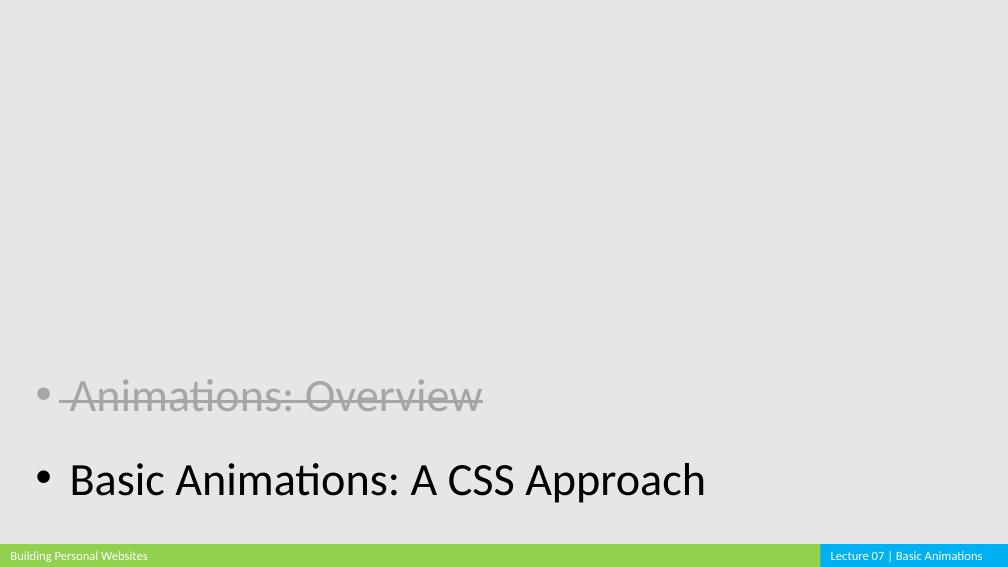
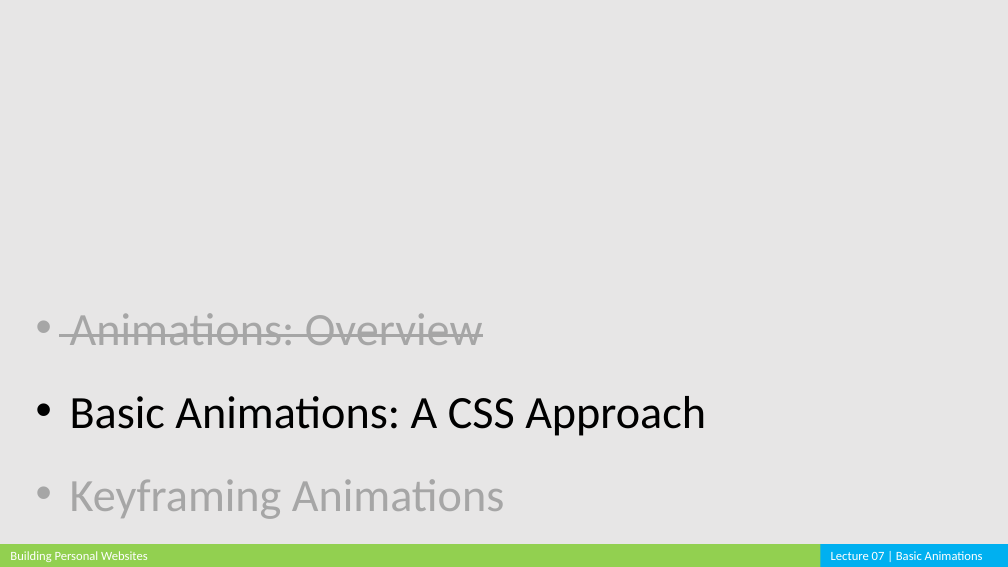
Before and after one commit to cardadfar/stuco_webdev_website, a slide deck: slide 10 of assets/lectures/BPW_Lecture_07.pptx. Drawn at 1008x567 pixels with LibreOffice and Linux fonts; fonts in the diff are those of the drawing. Boxes give left, top, right and bottom in pixels: in the first picture for what was removed or moved away, otherwise in the second. Text is boxed around its words. In the diff, an @@ line names an element or a change of style, - is before the commit and + after.

```diff
--- a/assets/lectures/BPW_Lecture_07.pptx
+++ b/assets/lectures/BPW_Lecture_07.pptx
@@ text "Animations: Overview": place and size @@
-text "Animations: Overview" at (70,379,706,503)
+text "Animations: Overview" at (70,313,706,519)
@@ text at (70,479,504,519): paragraph added @@
+• Keyframing Animations
```
Also in this commit, not shown: 2 other slides changed, 7 slides added, 6 other files.
